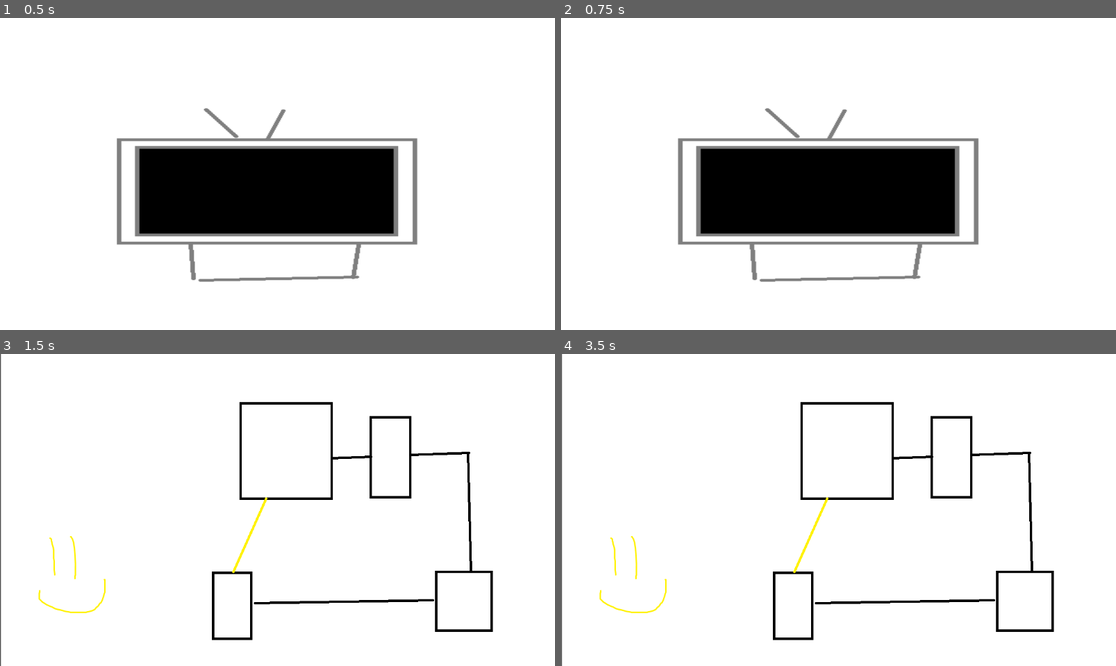
Above: before the commit, frames 1-4 (two rows, left to right).
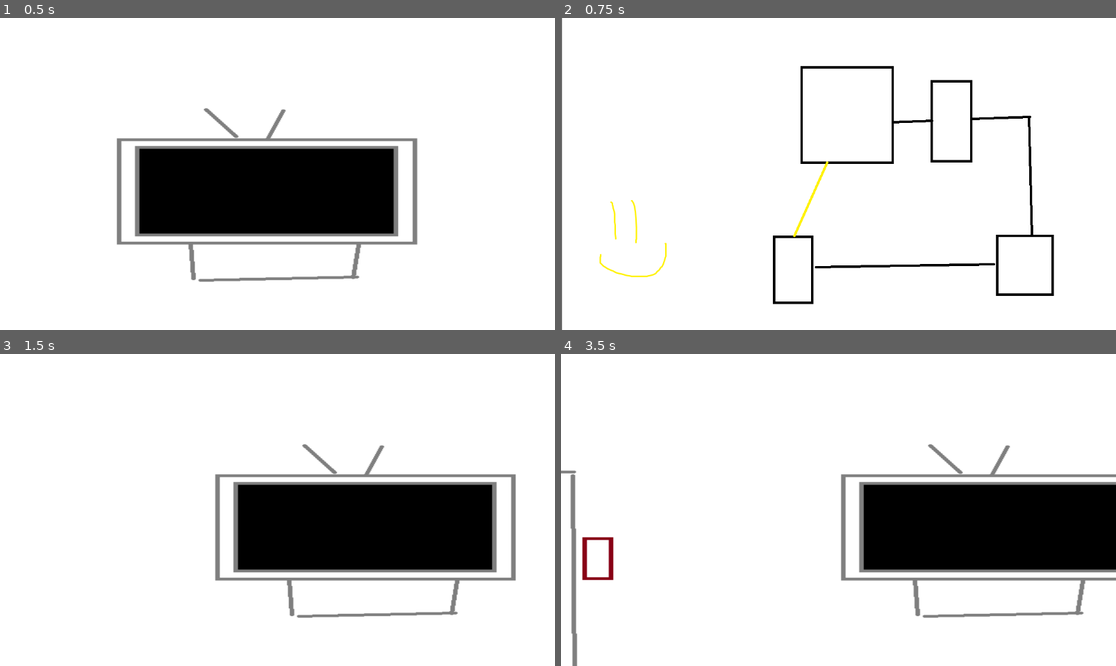
Above: after the commit, the same moments.

Repository: hcmack/FNAFClone
Game: Godot game, scene res://scenes/office.tscn
Same seed, same stepped clock (60 frames per second), same inputs: the game is played once before the commit and once after it. The engine's default icon, where the game draws it, is replaced by a stand-in: a white triangle on a blue panel in a dark square.
Inputs (mouse positions are in pixels of both pictures, inside the frame that each line leads up to):
- Up to frame 1 (0.5 s): no input
- Up to frame 2 (0.75 s): tap Enter at 0.5 s; move the mouse to (838, 323) at 0.52 s
- Up to frame 3 (1.5 s): click (66, 581) at 1.27 s
- Up to frame 4 (3.5 s): move the mouse to (633, 584) at 2.02 s; tap Space at 2.75 s; move the mouse to (894, 441) at 2.77 s

Frame 1 is identical in both runs. In frame 2, 19% of the frame differs, in the area x 0-89%, y 0-100%; in frame 3, 18%; in frame 4, 19%, in the area x 0-100%, y 0-100%.

Commit message:
Set up camera system
Created a scene manager to switch between Office and Cams, and a camera manager to switch within the cameras to different camera views

Diff:
--- a/krustyland/project.godot
+++ b/krustyland/project.godot
@@ -15,6 +15,10 @@
 config/features=PackedStringArray("4.5", "GL Compatibility")
 config/icon="res://icon.svg"
 
+[autoload]
+
+Scenemanager="*res://scripts/scenemanager.gd"
+
 [rendering]
 
 renderer/rendering_method="gl_compatibility"
--- a/krustyland/scenes/cameras.tscn
+++ b/krustyland/scenes/cameras.tscn
@@ -1,11 +1,7 @@
-[gd_scene load_steps=5 format=3 uid="uid://b7ksjomu8b5w3"]
+[gd_scene load_steps=3 format=3 uid="uid://b7ksjomu8b5w3"]
 
 [ext_resource type="Texture2D" uid="uid://j6rnu76xfjj1" path="res://assets/cameraplaceholder.png" id="1_h5uep"]
-[ext_resource type="Script" uid="uid://b4o7h65btcd7j" path="res://scripts/button_hover.gd" id="2_or487"]
-[ext_resource type="PackedScene" uid="uid://jv2qlteswexp" path="res://scenes/office.tscn" id="3_r03xi"]
-
-[sub_resource type="RectangleShape2D" id="RectangleShape2D_h5uep"]
-size = Vector2(255.5, 218.5)
+[ext_resource type="Script" uid="uid://blxua6w3dsvux" path="res://scripts/onHover.gd" id="2_or487"]
 
 [node name="root" type="Node2D"]
 
@@ -15,11 +11,47 @@
 
 [node name="Camera2D" type="Camera2D" parent="."]
 
-[node name="officebutton" type="Area2D" parent="."]
+[node name="backToOffice" type="TextureButton" parent="."]
+offset_left = -527.0
+offset_top = 63.0
+offset_right = -350.0
+offset_bottom = 229.0
 script = ExtResource("2_or487")
-next_scene = ExtResource("3_r03xi")
-hover_time = 0.5
+scene_path = "res://scenes/office.tscn"
 
-[node name="CollisionShape2D" type="CollisionShape2D" parent="officebutton"]
-position = Vector2(-429, 153)
-shape = SubResource("RectangleShape2D_h5uep")
+[node name="StageCam" type="Node2D" parent="."]
+
+[node name="LeftHallCam" type="Node2D" parent="."]
+
+[node name="RightHallCam" type="Node2D" parent="."]
+
+[node name="RideCam" type="Node2D" parent="."]
+
+[node name="BurgerCam" type="Node2D" parent="."]
+
+[node name="UIElements" type="CanvasLayer" parent="."]
+
+[node name="StageCam" type="TextureButton" parent="UIElements"]
+offset_right = 40.0
+offset_bottom = 40.0
+
+[node name="LHallCam" type="TextureButton" parent="UIElements"]
+offset_right = 40.0
+offset_bottom = 40.0
+
+[node name="RHallCam" type="TextureButton" parent="UIElements"]
+offset_right = 40.0
+offset_bottom = 40.0
+
+[node name="RideCam" type="TextureButton" parent="UIElements"]
+offset_right = 40.0
+offset_bottom = 40.0
+
+[node name="BurgerCam" type="TextureButton" parent="UIElements"]
+offset_right = 40.0
+offset_bottom = 40.0
+
+[node name="backToOffice" type="TextureButton" parent="UIElements"]
+offset_right = 40.0
+offset_bottom = 40.0
+script = ExtResource("2_or487")
--- a/krustyland/scenes/office.tscn
+++ b/krustyland/scenes/office.tscn
@@ -1,15 +1,12 @@
-[gd_scene load_steps=7 format=3 uid="uid://jv2qlteswexp"]
+[gd_scene load_steps=6 format=3 uid="uid://jv2qlteswexp"]
 
 [ext_resource type="Script" uid="uid://dqsisuvyxo6q8" path="res://scripts/camera.gd" id="1_n0wcf"]
 [ext_resource type="Texture2D" uid="uid://cj02qy6wy267k" path="res://assets/officeplaceholder.png" id="2_jwaux"]
-[ext_resource type="Script" uid="uid://b4o7h65btcd7j" path="res://scripts/button_hover.gd" id="3_7jj4f"]
-[ext_resource type="PackedScene" uid="uid://b7ksjomu8b5w3" path="res://scenes/cameras.tscn" id="4_7jj4f"]
+[ext_resource type="Texture2D" uid="uid://dmh8d4yn6r7ke" path="res://icon.svg" id="3_7jj4f"]
+[ext_resource type="Script" uid="uid://blxua6w3dsvux" path="res://scripts/onHover.gd" id="4_7jj4f"]
 
 [sub_resource type="RectangleShape2D" id="RectangleShape2D_n0wcf"]
 size = Vector2(2167, 742)
-
-[sub_resource type="RectangleShape2D" id="RectangleShape2D_jwaux"]
-size = Vector2(605, 109)
 
 [node name="root" type="Node2D"]
 
@@ -30,11 +27,11 @@
 position = Vector2(-5.5, 10)
 shape = SubResource("RectangleShape2D_n0wcf")
 
-[node name="cameraOpen" type="Area2D" parent="."]
-script = ExtResource("3_7jj4f")
-next_scene = ExtResource("4_7jj4f")
-hover_time = 0.5
-
-[node name="CollisionShape2D" type="CollisionShape2D" parent="cameraOpen"]
-position = Vector2(-1, 310)
-shape = SubResource("RectangleShape2D_jwaux")
+[node name="TextureButton" type="TextureButton" parent="."]
+offset_left = -211.0
+offset_top = 279.0
+offset_right = 211.0
+offset_bottom = 353.0
+action_mode = 0
+texture_hover = ExtResource("3_7jj4f")
+script = ExtResource("4_7jj4f")
--- a/krustyland/scripts/button_hover.gd
+++ /dev/null
@@ -1,25 +0,0 @@
-extends Area2D
-
-@export var next_scene: PackedScene
-@export var hover_time: float = 3.0
-
-var hovering := false
-var timer := 0.0
-
-func _ready():
-	mouse_entered.connect(_on_mouse_entered)
-	mouse_exited.connect(_on_mouse_exited)
-
-func _process(delta):
-	if hovering:
-		timer += delta
-		if timer >= hover_time:
-			get_tree().change_scene_to_packed(next_scene)
-
-func _on_mouse_entered():
-	hovering = true
-	timer = 0.0
-
-func _on_mouse_exited():
-	hovering = false
-	timer = 0.0
--- /dev/null
+++ b/krustyland/scripts/cameramanager.gd
@@ -0,0 +1,21 @@
+extends Node2D
+
+# The currently active camera node
+var current_cam: Node2D = null
+
+func _ready():
+	# Optionally start in OfficeCam
+	switch_camera("StageCam")
+
+# Switch camera by Node2D name
+func switch_camera(cam_name: String):
+	# Hide all cameras
+	for child in get_children():
+		if child is Node2D and child.name != "UI":
+			child.visible = false
+
+	# Show selected camera
+	var cam = get_node_or_null(cam_name)
+	if cam:
+		cam.visible = true
+		current_cam = cam
--- /dev/null
+++ b/krustyland/scripts/onHover.gd
@@ -0,0 +1,15 @@
+extends TextureButton
+
+@export var scene_path: String = "res://scenes/cameras.tscn"
+
+func _ready():
+	# Connect signals to local methods using Callables
+	self.mouse_entered.connect(_on_mouse_entered)
+	self.mouse_exited.connect(_on_mouse_exited)
+
+func _on_mouse_entered():
+	if scene_path != "":
+		Scenemanager.change_scene(scene_path)
+
+func _on_mouse_exited():
+	pass
--- a/krustyland/scripts/scenemanager.gd
+++ b/krustyland/scripts/scenemanager.gd
@@ -1,11 +1,20 @@
 extends Node
 
+var current_scene: Node = null
 
-# Called when the node enters the scene tree for the first time.
-func _ready() -> void:
-	pass # Replace with function body.
+func change_scene(scene_path: String):
+	# Free old scene if it exists
+	if current_scene:
+		current_scene.queue_free()
 
+	# Free the current scene in the tree if it exists
+	var old_scene = get_tree().get_current_scene()
+	if old_scene:
+		old_scene.queue_free()
 
-# Called every frame. 'delta' is the elapsed time since the previous frame.
-func _process(delta: float) -> void:
-	pass
+	# Load the new scene
+	current_scene = load(scene_path).instantiate()
+
+	# Set it as the main current scene
+	get_tree().set_current_scene(current_scene)
+	get_tree().root.add_child(current_scene)
--- a/krustyland/scripts/scenemanager.tscn
+++ /dev/null
@@ -1,3 +0,0 @@
-[gd_scene format=3 uid="uid://c58n8uwp423ds"]
-
-[node name="Scenemanager" type="Node2D"]
Not shown, removed: krustyland/scripts/button_hover.gd.uid
Not shown, added: krustyland/scripts/cameramanager.gd.uid
Not shown, added: krustyland/scripts/onHover.gd.uid
